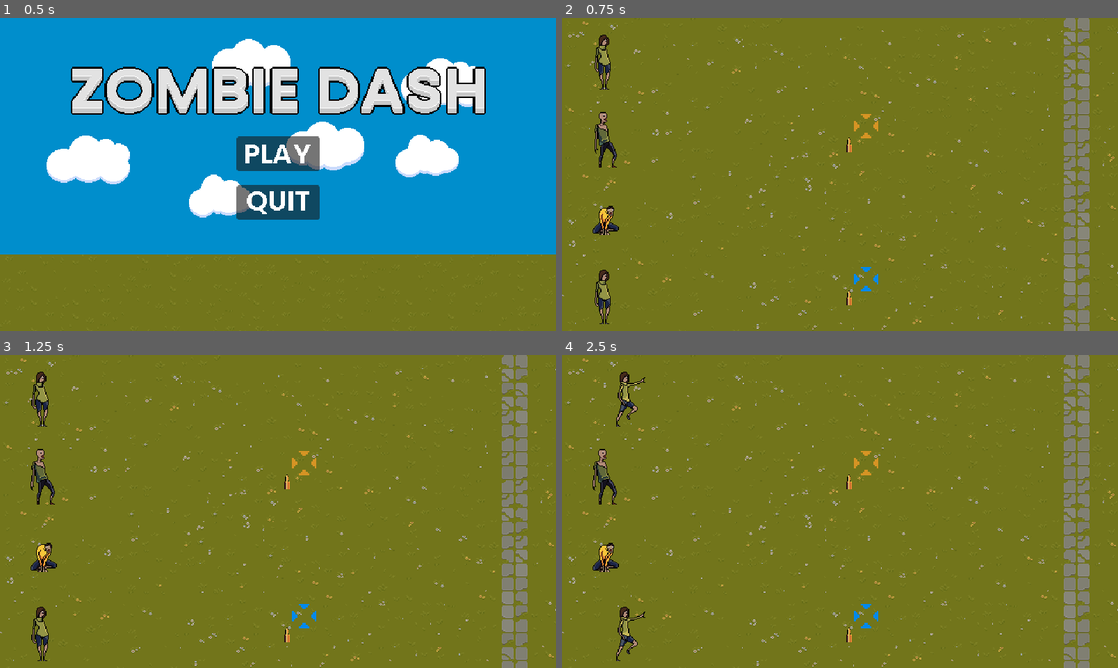
Above: before the commit, frames 1-4 (two rows, left to right).
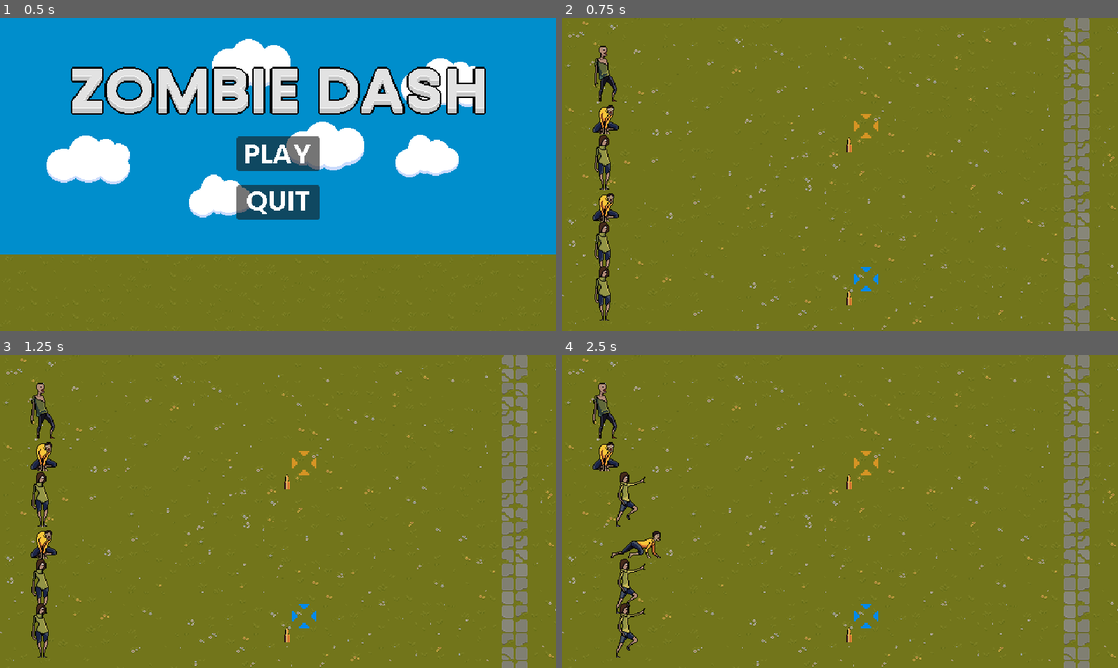
Above: after the commit, the same moments.

Repository: okiwi/zombie-dash
Game: Godot game, scene res://scenes/main_menu.tscn
The game is run twice, just before and just after one commit, with the same random seed, the same clock (stepped at 60 frames per second) and the same inputs.
Inputs (mouse positions are in pixels of both pictures, inside the frame that each line leads up to):
- Up to frame 1 (0.5 s): no input
- Up to frame 2 (0.75 s): click (840, 152) at 0.5 s
- Up to frame 3 (1.25 s): no input
- Up to frame 4 (2.5 s): tap Enter at 1.25, 1.35 s; move the mouse to (962, 495) at 1.27 s; click (962, 495) at 1.42 s; move the mouse to (728, 527) at 2.02 s; tap F at 2.1 s; click (728, 527) at 2.17 s

Frame 1 is identical in both runs. In frame 2, 1.9% of the frame differs, in the area x 5-11%, y 5-98%; in frame 3, 1.9%; in frame 4, 2.5%, in the area x 5-18%, y 5-98%.

Commit message:
feat: rework spawning system & fix player collisions

Diff:
--- a/scenes/classes/character.gd
+++ b/scenes/classes/character.gd
@@ -4,6 +4,8 @@
 @export var speed: float = 40.0
 @export var sprite_frames: Array[SpriteFrames]
 
+@export var display_name: String
+
 
 func _enter_tree() -> void:
 	$AnimatedSprite2D.sprite_frames = sprite_frames.pick_random()
--- a/scenes/levels/level.gd
+++ b/scenes/levels/level.gd
@@ -1,15 +1,19 @@
 extends Node2D
 
 
-@export var zombies_num: int = 2
-@export var players: int = 2
+@export var num_characters: int = 2
+@export var num_players: int = 2
 @export var zombie_scene: PackedScene
 @export var player_scene: PackedScene
-@export var spawn_points: Node
+@export var character_height: int = 34
 @export var colors: Array[Color]
+@export var spawn_offset: Vector2 = Vector2(50, 10)
 
+@export var base_height: int = 360
 
 var characters: Array[Character]
+
+@onready var num_zombies: int = num_characters - num_players
 
 
 @onready var finish_line: Area2D = $Finish
@@ -23,11 +27,11 @@
 
 
 func spawn_characters() -> void:
-	for i in zombies_num:
+	for i in num_zombies:
 		var zombie = zombie_scene.instantiate()
 		zombie.name = "Zombie " + str(i + 1)
 		characters.append(zombie)
-	for i in players:
+	for i in num_players:
 		var player = player_scene.instantiate()
 		player.number = i
 		player.name = "Player" + str(i)
@@ -39,9 +43,13 @@
 
 	characters.shuffle()
 
-	var points := spawn_points.get_children()
-	for i in points.size():
-		characters[i].position = points[i].position
+	var total_characters: int = num_zombies + num_players
+	for i in num_zombies + num_players:
+		var available_height = base_height - spawn_offset.y
+		var spacing = available_height / total_characters + 1
+		var y_position = spawn_offset.y + i * spacing
+
+		characters[i].position = Vector2(spawn_offset.x, y_position)
 		add_child(characters[i])
 
 
--- a/scenes/levels/level.tscn
+++ b/scenes/levels/level.tscn
@@ -8,14 +8,13 @@
 [sub_resource type="WorldBoundaryShape2D" id="WorldBoundaryShape2D_i32s4"]
 normal = Vector2(-1, 0)
 
-[node name="Level" type="Node2D" node_paths=PackedStringArray("spawn_points")]
+[node name="Level" type="Node2D"]
 script = ExtResource("1_lble1")
-zombies_num = 1
-players = 3
+num_characters = 6
 zombie_scene = ExtResource("2_f4kno")
 player_scene = ExtResource("4_g23f4")
-spawn_points = NodePath("SpawnPoints")
 colors = Array[Color]([Color(0, 0.53712, 0.935348, 1), Color(0.802953, 0.221948, 0.278697, 1), Color(0.83882, 0.579958, 0.142823, 1), Color(0.740961, 0.265187, 0.677605, 1)])
+spawn_offset = Vector2(50, 64)
 
 [node name="Background" type="TileMapLayer" parent="."]
 tile_map_data = PackedByteArray("AAAAAAAAAAAIAAYAAAAAAAEAAAAMAAcAAAAAAAIAAAAAAAMAAAAAAAMAAAALAAEAAAAAAAQAAAABAAIAAAAAAA …(14640 unchanged characters)…
@@ -23,21 +22,11 @@
 
 [node name="Finish" type="Area2D" parent="."]
 position = Vector2(578, 10)
+collision_mask = 2
 metadata/_edit_group_ = true
 
 [node name="CollisionShape2D" type="CollisionShape2D" parent="Finish"]
 shape = SubResource("WorldBoundaryShape2D_i32s4")
 
-[node name="SpawnPoints" type="Node" parent="."]
-
-[node name="Spawn" type="Node2D" parent="SpawnPoints"]
-position = Vector2(50, 50)
-
-[node name="Spawn2" type="Node2D" parent="SpawnPoints"]
-position = Vector2(50, 140)
-
-[node name="Spawn3" type="Node2D" parent="SpawnPoints"]
-position = Vector2(50, 230)
-
-[node name="Spawn4" type="Node2D" parent="SpawnPoints"]
-position = Vector2(50, 320)
+[node name="Node2D" type="Node2D" parent="."]
+position = Vector2(50, 620)
--- a/scenes/main.tscn
+++ b/scenes/main.tscn
@@ -9,8 +9,6 @@
 [node name="Main" type="Node"]
 
 [node name="Level" parent="." instance=ExtResource("1_js5b6")]
-zombies_num = 2
-players = 2
 
 [node name="GUI" type="Control" parent="."]
 process_mode = 3
--- a/scenes/players/crosshair.tscn
+++ b/scenes/players/crosshair.tscn
@@ -14,6 +14,7 @@
 
 [node name="Crosshair" type="Area2D"]
 z_index = 200
+collision_mask = 2
 script = ExtResource("1_gycjl")
 speed = 120.0
 
--- a/scenes/players/player.gd
+++ b/scenes/players/player.gd
@@ -6,8 +6,6 @@
 @export var crosshair_scene: PackedScene = preload("res://scenes/players/crosshair.tscn")
 @export var crosshair_color: Color
 
-
-var display_name: String
 
 var speed_boost
 
--- a/scenes/players/player.tscn
+++ b/scenes/players/player.tscn
@@ -6,10 +6,11 @@
 [ext_resource type="SpriteFrames" uid="uid://baufp5u5muwll" path="res://resources/zombie_3_frames.tres" id="4_mstxp"]
 
 [sub_resource type="RectangleShape2D" id="RectangleShape2D_5wrs1"]
-size = Vector2(34, 68)
+size = Vector2(32, 64)
 
 [node name="Player" type="CharacterBody2D" groups=["players"]]
 z_index = 100
+collision_layer = 2
 script = ExtResource("1_fff2d")
 run_boost = 48.0
 speed = 32.0
--- a/scenes/zombie/zombie.tscn
+++ b/scenes/zombie/zombie.tscn
@@ -6,12 +6,14 @@
 [ext_resource type="SpriteFrames" uid="uid://baufp5u5muwll" path="res://resources/zombie_3_frames.tres" id="4_kcvoe"]
 
 [sub_resource type="RectangleShape2D" id="RectangleShape2D_6al3e"]
-size = Vector2(40, 64)
+size = Vector2(32, 64)
 
 [node name="Zombie" type="CharacterBody2D"]
+collision_layer = 2
 script = ExtResource("1_7wpk0")
 speed = 32.0
 sprite_frames = Array[SpriteFrames]([ExtResource("2_8m1jv"), ExtResource("3_rc68x"), ExtResource("4_kcvoe")])
+display_name = "Zombie"
 metadata/_edit_group_ = true
 
 [node name="CollisionShape2D" type="CollisionShape2D" parent="."]
